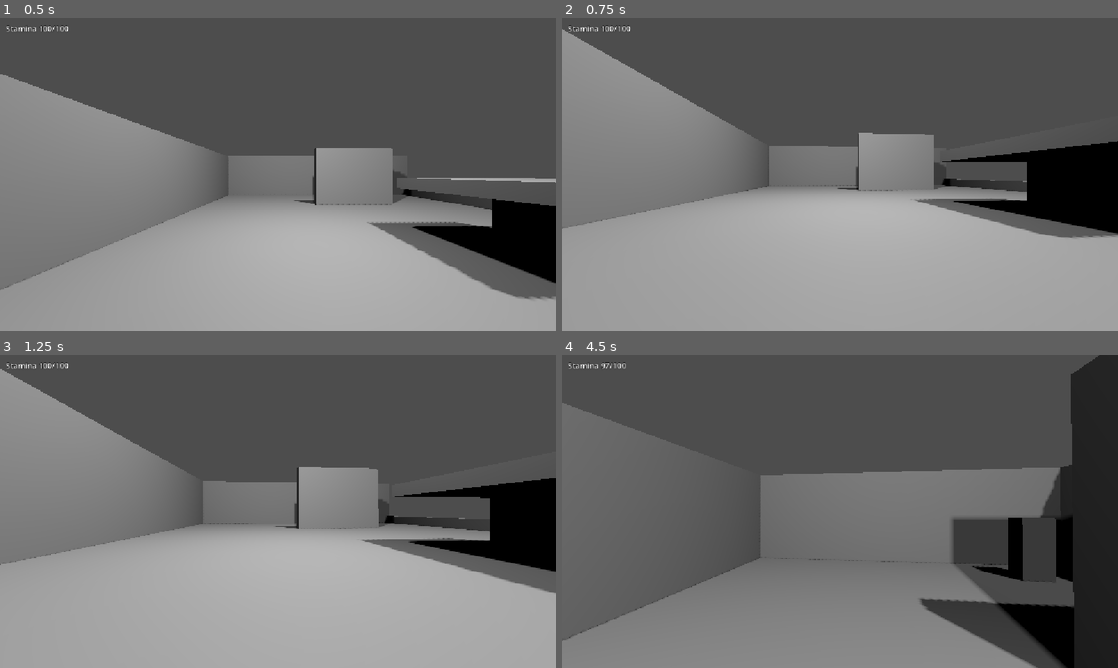
Above: before the commit, frames 1-4 (two rows, left to right).
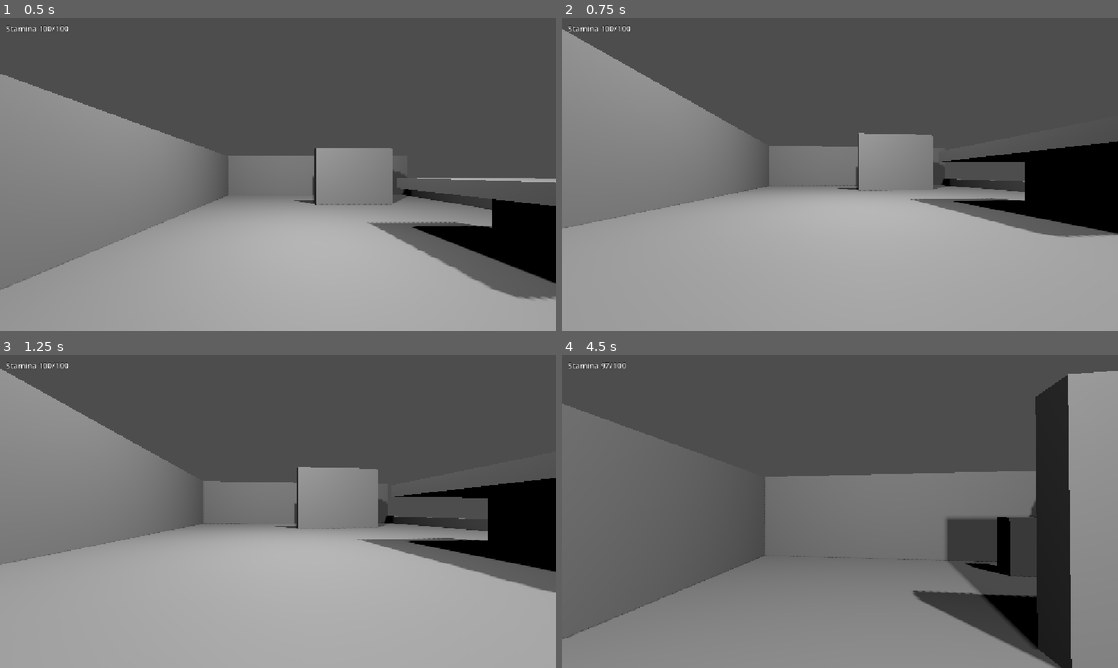
Above: after the commit, the same moments.

Repository: dawidseipold/blind-step
Game: Godot game, scene res://bench.tscn
Same seed, same stepped clock (60 frames per second), same inputs: the game is played once before the commit and once after it.
Inputs (mouse positions are in pixels of both pictures, inside the frame that each line leads up to):
- Up to frame 1 (0.5 s): no input
- Up to frame 2 (0.75 s): tap Enter at 0.5 s; move the mouse to (867, 174) at 0.52 s; hold W (walk_forward) from 0.53 s (still down); hold Ctrl (crouch) from 0.53 s (still down); click (867, 174) at 0.67 s
- Up to frame 3 (1.25 s): keep holding W (walk_forward); keep holding Ctrl (crouch)
- Up to frame 4 (4.5 s): keep holding W (walk_forward); move the mouse to (812, 511) at 1.27 s; release Ctrl (crouch) at 1.28 s; tap Shift (sprint) at 1.35, 2.85, 4.35 s; move the mouse to (851, 505) at 2.02 s; hold Ctrl (crouch) 2.03-2.78 s; move the mouse to (834, 517) at 2.77 s; click (834, 517) at 2.92 s; move the mouse to (878, 514) at 3.52 s; hold Ctrl (crouch) 3.53-4.28 s; move the mouse to (795, 508) at 4.27 s

Frame 1 is identical in both runs. In frame 2, 0.2% of the frame differs, in the area x 0-100%, y 4-71%; in frame 3, 0.2%; in frame 4, 16%, in the area x 0-100%, y 0-100%.

Commit message:
T20 Wygładź zmiany prędkości i uporządkuj etapy kamery oraz audio

Diff:
--- a/game/blind-step/player.gd
+++ b/game/blind-step/player.gd
@@ -2,6 +2,8 @@
 
 @export_range(0.5, 8.0, 0.1) var walk_speed := 3.0
 @export_range(0.3, 3.0, 0.1) var crouch_speed := 1.5
+@export_range(1.0, 80.0, 0.5) var acceleration := 20.0
+@export_range(1.0, 80.0, 0.5) var braking := 30.0
 @export_range(0.01, 1.0, 0.01) var degrees_per_pixel := 0.12
 @export_group("Sprint")
 @export_range(3.0, 9.0, 0.1) var sprint_speed := 5.2
@@ -50,8 +52,12 @@
 	var sprinting := wants_sprint and not exhausted and not crouching and is_on_floor() and axes != Vector2.ZERO
 	if sprinting:
 		speed = sprint_speed
-	velocity.x = direction.x * speed
-	velocity.z = direction.z * speed
+	var target := Vector2(direction.x, direction.z) * speed
+	var horizontal := Vector2(velocity.x, velocity.z)
+	var slowing := horizontal.length_squared() > target.length_squared() or horizontal.dot(target) < 0.0
+	horizontal = horizontal.move_toward(target, (braking if slowing else acceleration) * delta)
+	velocity.x = horizontal.x
+	velocity.z = horizontal.y
 	if not is_on_floor():
 		velocity += get_gravity() * delta
 	move_and_slide()
Not shown, changed: ROADMAP.md
Not shown, changed: docs/etapy.md
Not shown, changed: sync-issues.ps1
